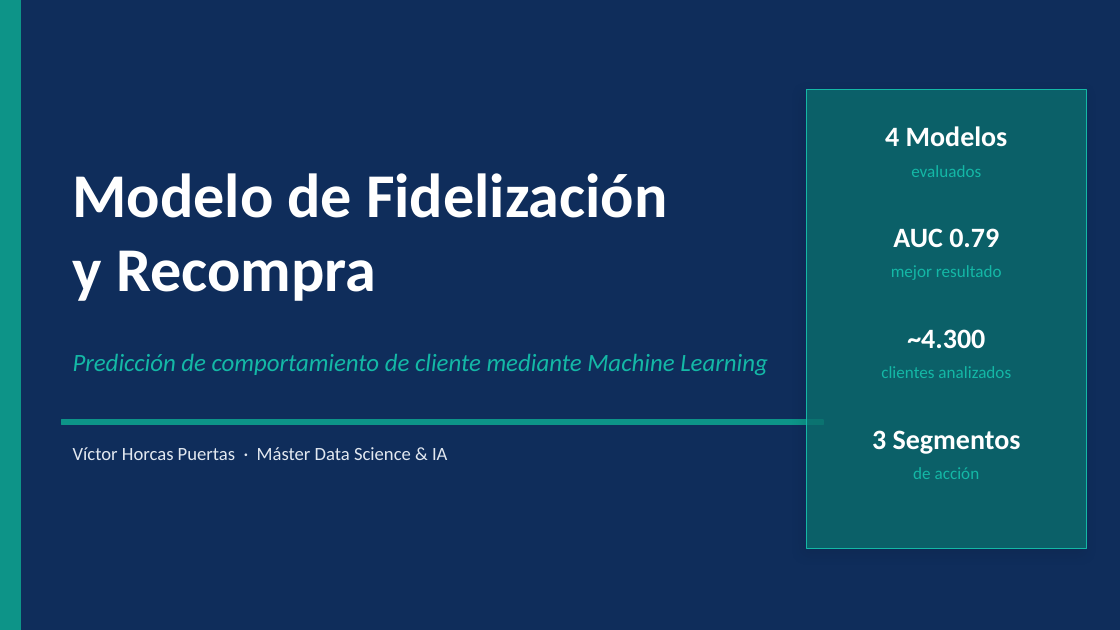
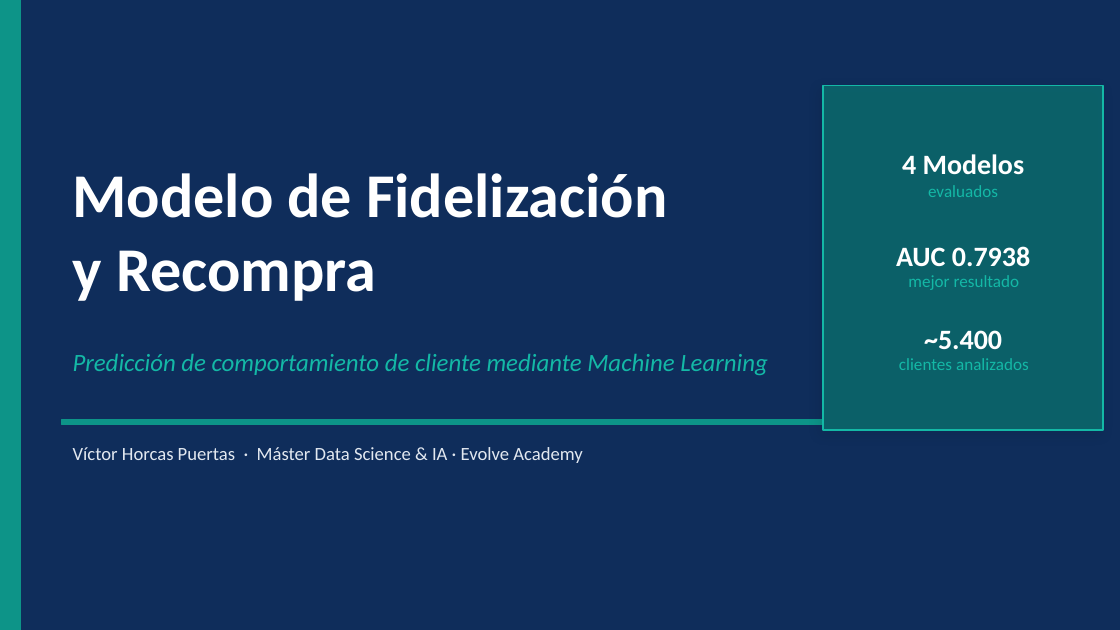
Before and after one commit to viictorhp/MachineLearningProject, a slide deck: slide 1 of presentacion_ml.pptx. Drawn at 1120x630 pixels with LibreOffice and Linux fonts; fonts in the diff are those of the drawing. Boxes give left, top, right and bottom in pixels: in the first picture for what was removed or moved away, otherwise in the second. Text is boxed around its words. In the diff, an @@ line names an element or a change of style, - is before the commit and + after.

```diff
--- a/presentacion_ml.pptx
+++ b/presentacion_ml.pptx
@@ rectangle: place and size @@
-rectangle at (806,90,1086,549)
+rectangle at (823,85,1103,430)
@@ text "4 Modelos": place and size @@
-text "4 Modelos" at (885,126,1008,147)
+text "4 Modelos" at (902,154,1025,175)
@@ text "evaluados": place and size @@
-text "evaluados" at (911,165,981,177)
+text "evaluados" at (928,185,998,197)
@@ text "mejor resultado": place and size @@
-text "mejor resultado" at (891,265,1002,280)
+text "mejor resultado" at (908,275,1020,290)
@@ text at (896,246,1030,267): text changed @@
-AUC 0.79
+AUC 0.7938
@@ text "clientes analizados": place and size @@
-text "clientes analizados" at (881,366,1011,378)
+text "clientes analizados" at (899,358,1029,370)
@@ text at (924,330,1002,349): text changed @@
-~4.300
+~5.400
@@ text at (73,447,582,463): text changed @@
-Víctor Horcas Puertas · Máster Data Science & IA
+Víctor Horcas Puertas · Máster Data Science & IA · Evolve Academy
@@ text removed at (872,430,1021,454) @@
-3 Segmentos
@@ text removed at (913,467,980,479) @@
-de acción
```
Also in this commit, not shown: 7 other slides changed, 2 slides removed, 2 other files.
